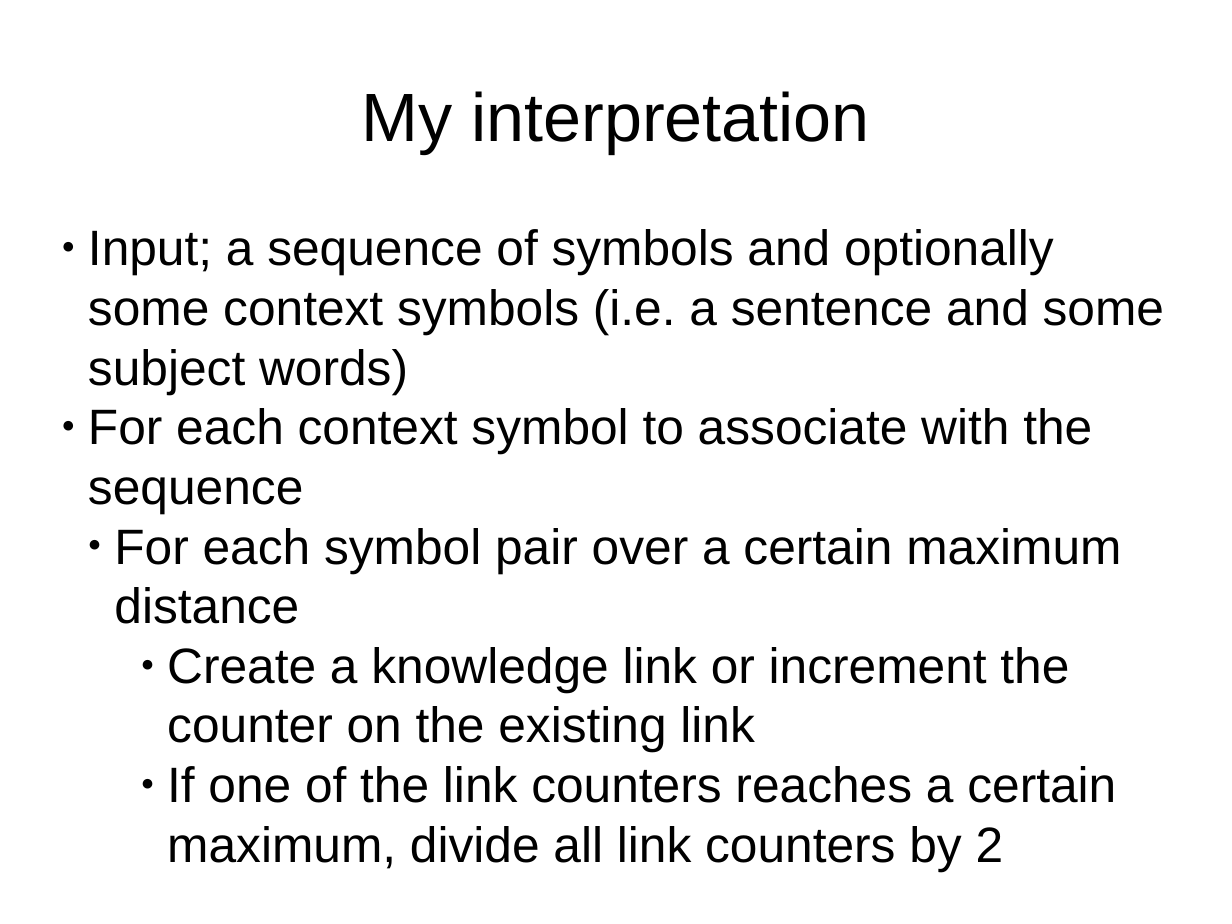
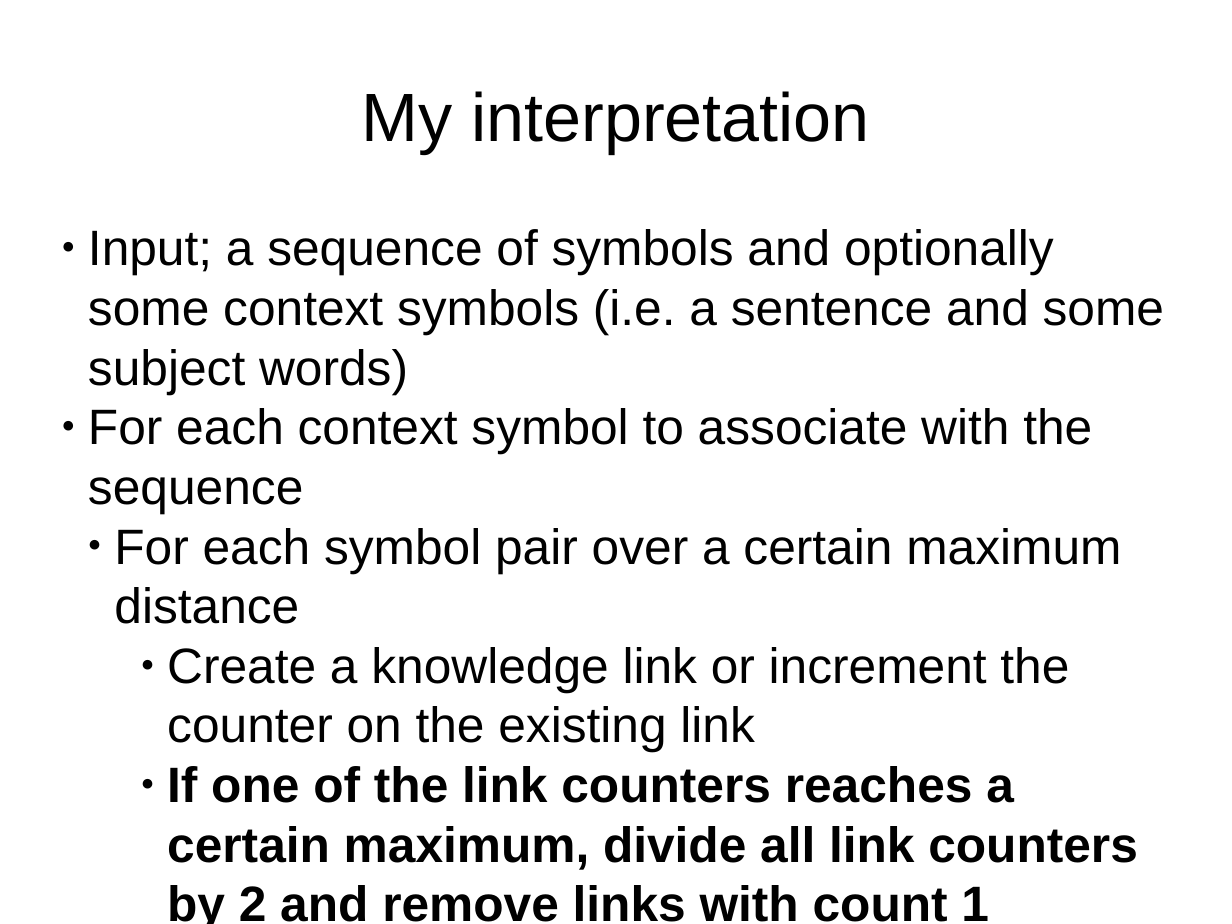
Before and after one commit to DyzLecticus/Zeesoft, a slide deck: slide 7 of V3.0/doc/Zeesoft Open Source Artificial Cognition.odp. Drawn at 1232x924 pixels with LibreOffice and Linux fonts; fonts in the diff are those of the drawing. Boxes give left, top, right and bottom in pixels: in the first picture for what was removed or moved away, otherwise in the second. Text is boxed around its words. In the diff, an @@ line names an element or a change of style, - is before the commit and + after.

```diff
--- a/V3.0/doc/Zeesoft Open Source Artificial Cognition.odp
+++ b/V3.0/doc/Zeesoft Open Source Artificial Cognition.odp
@@ subtitle at bbox=[167, 766, 1138, 924]: text changed; bold on @@
-      ● If one of the link counters reaches a certain maximum, divide all link counters by 2
+      ● If one of the link counters reaches a certain maximum, divide all link counters by 2 and remove links with count 1
```
Also in this commit, not shown: 1 other slide changed, 7 slides added, 3 other files.
